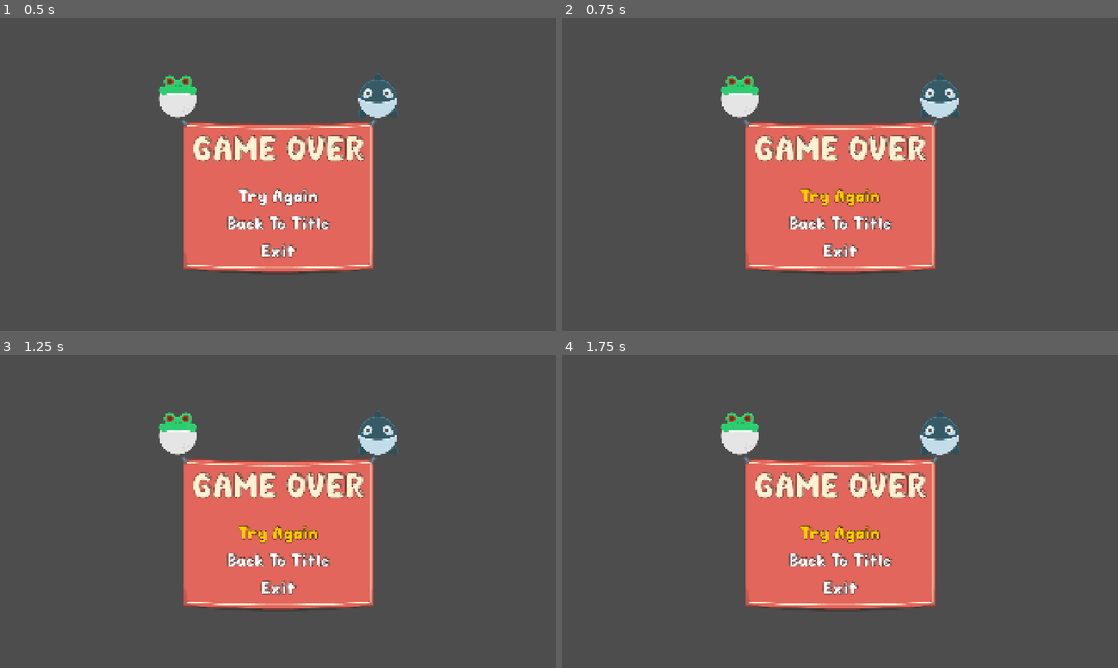
Above: before the commit, frames 1-4 (two rows, left to right).
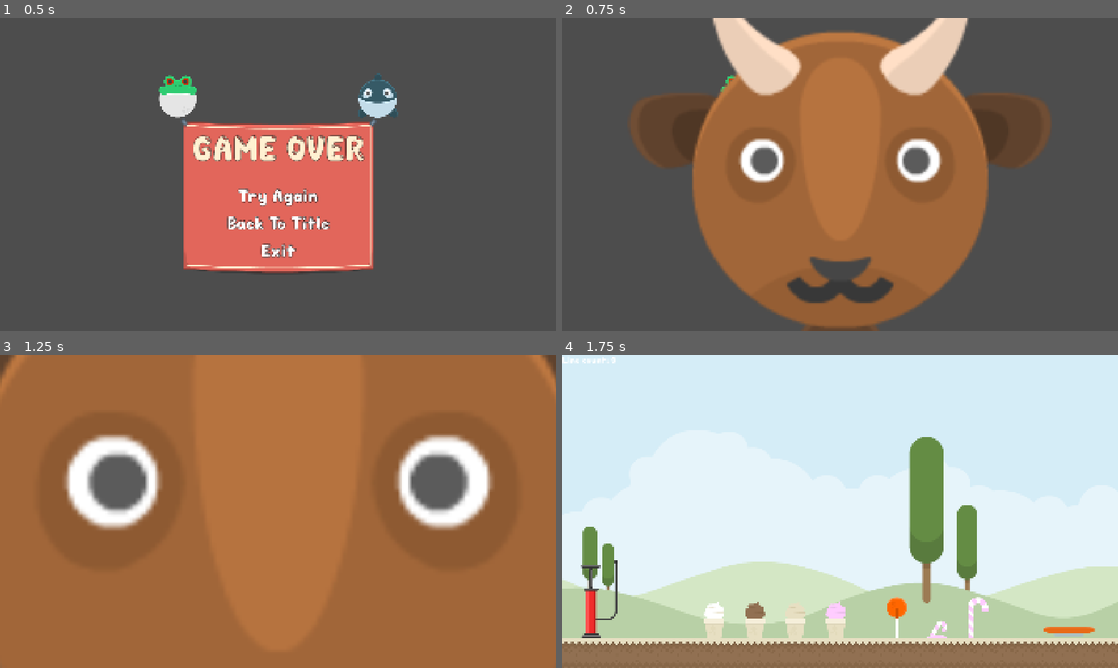
Above: after the commit, the same moments.

Repository: lazaromenezes/zen-jam-10
Game: Godot game, scene res://src/objects/floating_board/floating_board.tscn
The game is run twice, just before and just after one commit, with the same random seed, the same clock (stepped at 60 frames per second) and the same inputs. This scene is started directly instead of the project's main scene.
Inputs (mouse positions are in pixels of both pictures, inside the frame that each line leads up to):
- Up to frame 1 (0.5 s): no input
- Up to frame 2 (0.75 s): click "Try Again" at 0.5 s
- Up to frame 3 (1.25 s): no input
- Up to frame 4 (1.75 s): click (840, 533) at 1.25 s, where only the run before the commit has a clickable "Try Again"

Frame 1 is identical in both runs. In frame 2, 46% of the frame differs, in the area x 12-88%, y 0-100%; in frame 3, 98%; in frame 4, 99%, in the area x 0-100%, y 0-100%.

Commit message:
Implement game over button actions

Diff:
--- a/src/objects/floating_board/floating_board.gd
+++ b/src/objects/floating_board/floating_board.gd
@@ -6,11 +6,9 @@
 func _ready() -> void:
 	%LeftBaloon.texture = _icons.pick_random()
 	%RightBaloon.texture = _icons.pick_random()
+	%Exit.visible = not OS.has_feature("web")
 	for button in %Buttons.get_children():
 		button.focus_entered.connect(_on_button_focus.bind(button))
-
-func _get_configuration_warnings() -> PackedStringArray:
-	return ["This node requires any Control as children"]
 
 func select_first_option() -> void:
 	%PlayAgain.grab_focus()
@@ -18,3 +16,12 @@
 
 func _on_button_focus(button: Button) -> void:
 	%SelectionIndicator.set_placement(button)
+
+func _on_play_again_pressed() -> void:
+	SceneManager.transition_to(SceneManager.Scene.MAP)
+
+func _on_title_pressed() -> void:
+	SceneManager.transition_to(SceneManager.Scene.TITLE)
+
+func _on_exit_pressed() -> void:
+	get_tree().quit()
--- a/src/objects/floating_board/floating_board.tscn
+++ b/src/objects/floating_board/floating_board.tscn
@@ -129,6 +129,7 @@
 flat = true
 
 [node name="Exit" type="Button" parent="VBoxContainer/BoardContent/MarginContainer/DisplayContent/VBoxContainer/Buttons"]
+unique_name_in_owner = true
 layout_mode = 2
 size_flags_horizontal = 4
 theme_type_variation = &"TitleScreenButton"
@@ -149,3 +150,7 @@
 offset_bottom = 70.0
 grow_horizontal = 1
 grow_vertical = 1
+
+[connection signal="pressed" from="VBoxContainer/BoardContent/MarginContainer/DisplayContent/VBoxContainer/Buttons/PlayAgain" to="." method="_on_play_again_pressed"]
+[connection signal="pressed" from="VBoxContainer/BoardContent/MarginContainer/DisplayContent/VBoxContainer/Buttons/Title" to="." method="_on_title_pressed"]
+[connection signal="pressed" from="VBoxContainer/BoardContent/MarginContainer/DisplayContent/VBoxContainer/Buttons/Exit" to="." method="_on_exit_pressed"]
--- a/src/screens/title/title_screen.tscn
+++ b/src/screens/title/title_screen.tscn
@@ -84,6 +84,7 @@
 flat = true
 
 [node name="Options" type="Button" parent="MarginContainer/VBoxContainer/MenuContainer"]
+visible = false
 layout_mode = 2
 size_flags_horizontal = 4
 theme_type_variation = &"TitleScreenButton"
